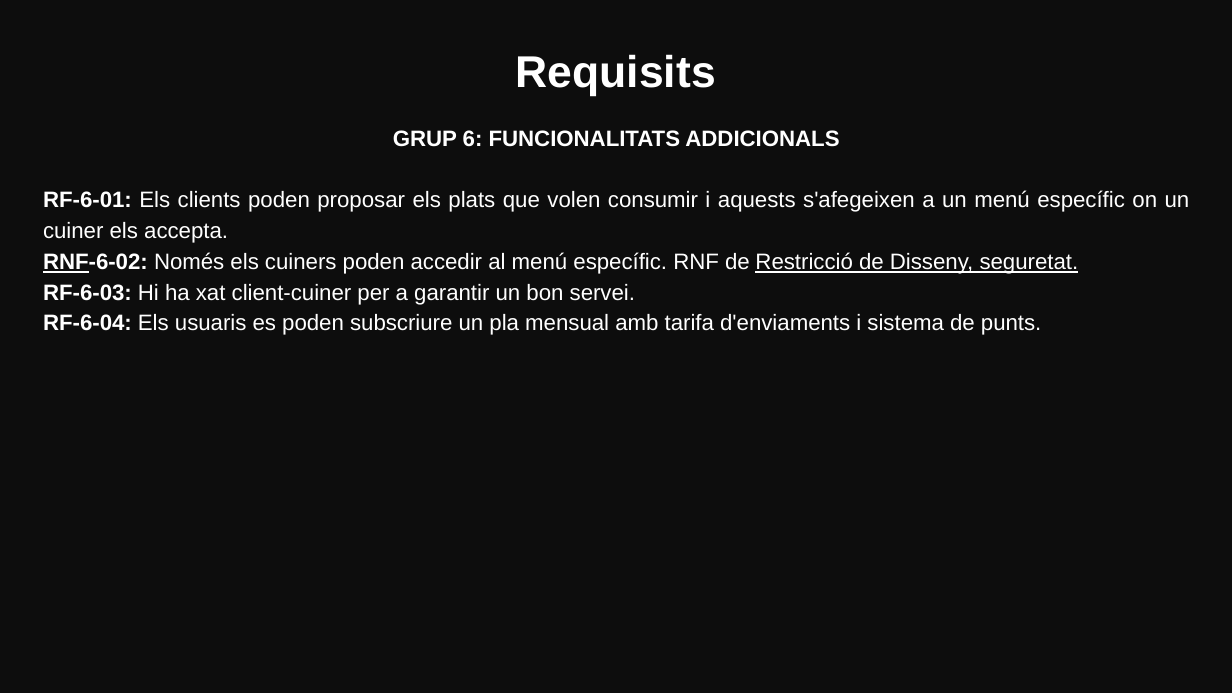
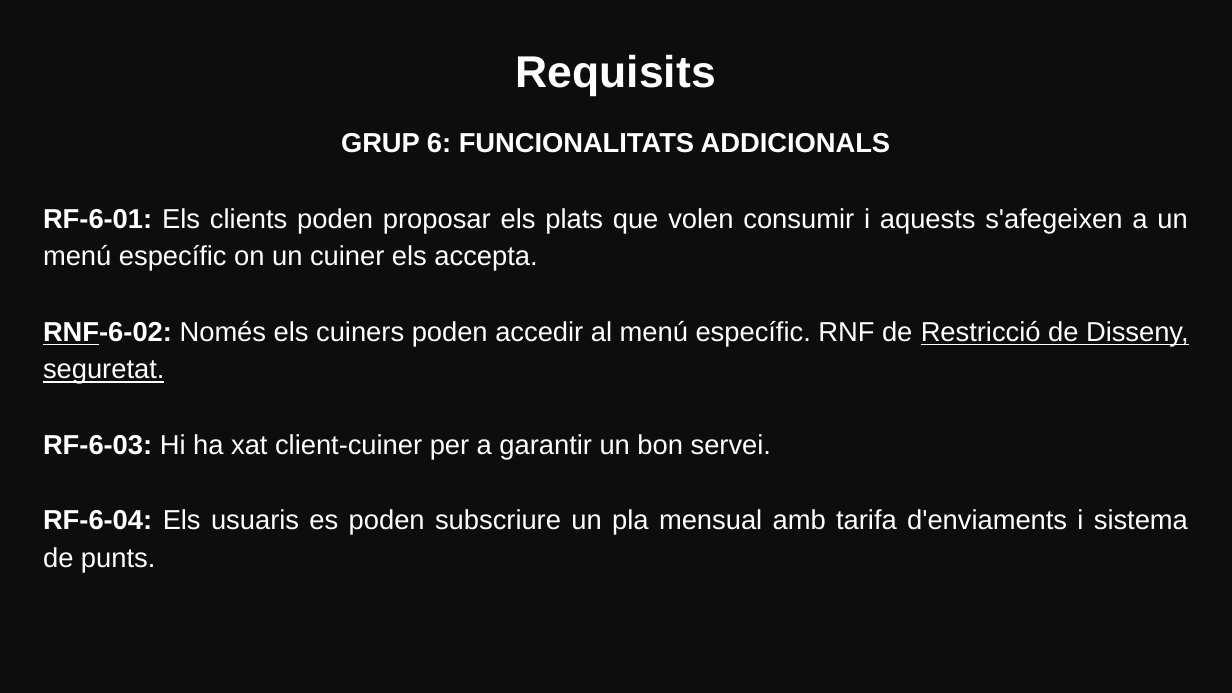
Before and after one commit to marinamceb/ES26UAB-431-05, a slide deck: slide 13 of Documents/Sprint_Reviews/Sprint_Review01.pptx (slide 11 before the commit). Drawn at 1232x693 pixels with LibreOffice and Linux fonts; fonts in the diff are those of the drawing. Boxes give left, top, right and bottom in pixels: in the first picture for what was removed or moved away, otherwise in the second. Text is boxed around its words. In the diff, an @@ line names an element or a change of style, - is before the commit and + after.

```diff
--- a/Documents/Sprint_Reviews/Sprint_Review01.pptx
+++ b/Documents/Sprint_Reviews/Sprint_Review01.pptx
@@ text "GRUP 6: FUNCIONALITATS ADDICIONALS" at (43, 133, 1189, 573): size 13 to 16 pt @@
```
Also in this commit, not shown: 6 other slides changed, 2 slides added, 1 other file.
